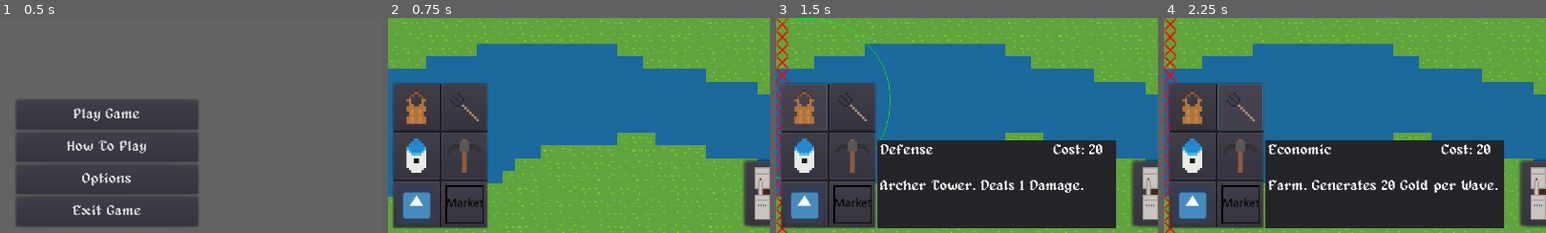
Above: before the commit, frames 1-4 (left to right).
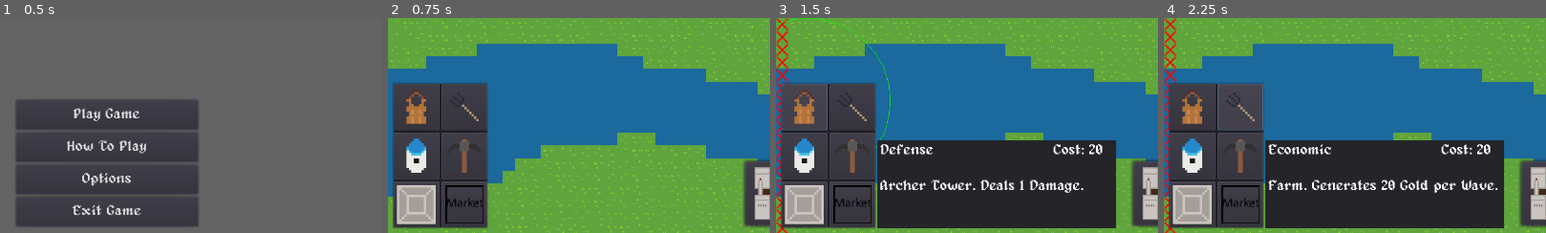
Above: after the commit, the same moments.

Repository: Joshua5437/Game-3
Game: Godot game, scene res://ui/main_menu/main_menu.tscn
The game is run twice, just before and just after one commit, with the same random seed, the same clock (stepped at 60 frames per second) and the same inputs. The engine's default icon, where the game draws it, is replaced by a stand-in: a white triangle on a blue panel in a dark square.
Inputs (mouse positions are % of the whole screen's width and height, from its top left):
- Up to frame 1 (0.5 s): no input
- Up to frame 2 (0.75 s): click "Play Game" at 0.5 s
- Up to frame 3 (1.5 s): click (4, 71) at 1.25 s
- Up to frame 4 (2.25 s): click (10, 71) at 2 s
The pictures show only the part of the screen within x 0-50%, y 50-100%; the shares and areas given below are measured in that part.

Frame 1 is identical in both runs. In frame 2, 1.9% of the frame differs, in the area x 2-13%, y 77-96%; in frame 3, 1.9%; in frame 4, 1.9%.

Commit message:
updated wall texture

Diff:
--- a/buildings/defense/wall.tscn
+++ b/buildings/defense/wall.tscn
@@ -1,8 +1,9 @@
-[gd_scene load_steps=5 format=2]
+[gd_scene load_steps=6 format=2]
 
 [ext_resource path="res://buildings/building.tscn" type="PackedScene" id=1]
 [ext_resource path="res://buildings/defense/wall_stats.tres" type="Resource" id=2]
 [ext_resource path="res://shaders/flash.gdshader" type="Shader" id=3]
+[ext_resource path="res://art/wall.png" type="Texture" id=4]
 
 [sub_resource type="ShaderMaterial" id=1]
 resource_local_to_scene = true
@@ -15,3 +16,10 @@
 
 [node name="Sprite" parent="." index="0"]
 material = SubResource( 1 )
+texture = ExtResource( 4 )
+hframes = 1
+vframes = 1
+frame = 0
+
+[node name="HealthBar" parent="." index="4"]
+visible = false
--- a/ui/main_ui.tscn
+++ b/ui/main_ui.tscn
@@ -27,7 +27,7 @@
 [ext_resource path="res://buildings/defense/mage.tscn" type="PackedScene" id=25]
 [ext_resource path="res://buildings/defense/wall_stats.tres" type="Resource" id=26]
 [ext_resource path="res://buildings/defense/wall.tscn" type="PackedScene" id=27]
-[ext_resource path="res://icon.png" type="Texture" id=28]
+[ext_resource path="res://art/wall.png" type="Texture" id=28]
 [ext_resource path="res://buildings/economic/market_stats.tres" type="Resource" id=29]
 [ext_resource path="res://buildings/economic/market.tscn" type="PackedScene" id=30]
 [ext_resource path="res://sounds/wall-construction-selected.wav" type="AudioStream" id=31]
Binary file added: art/wall.png
Not shown, added: art/wall.png.import
